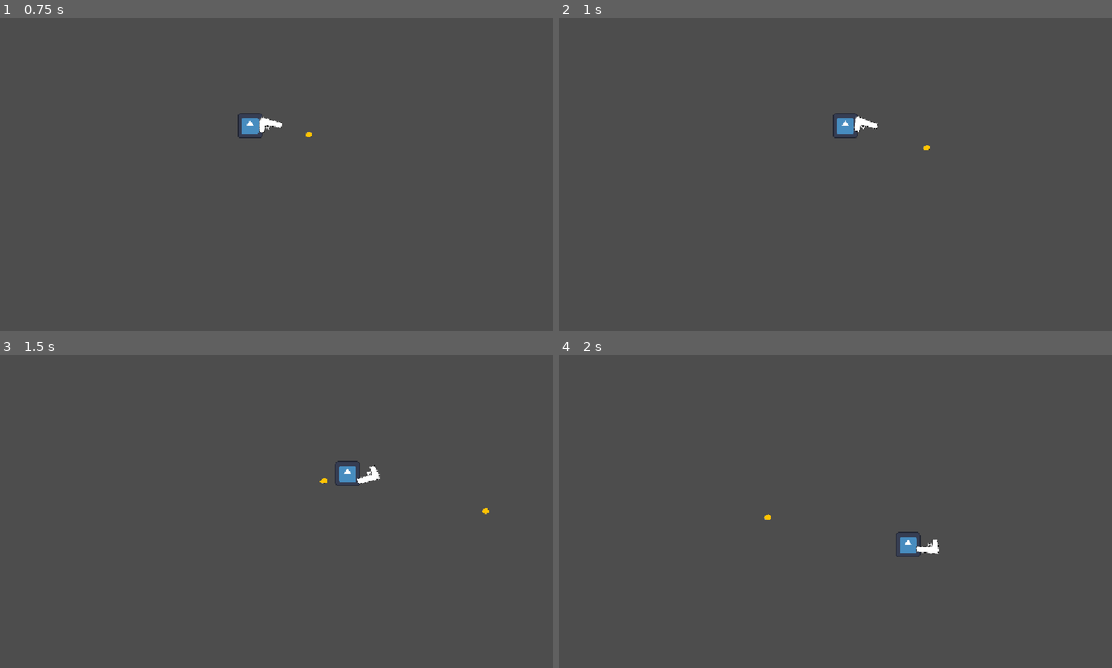
Above: before the commit, frames 1-4 (two rows, left to right).
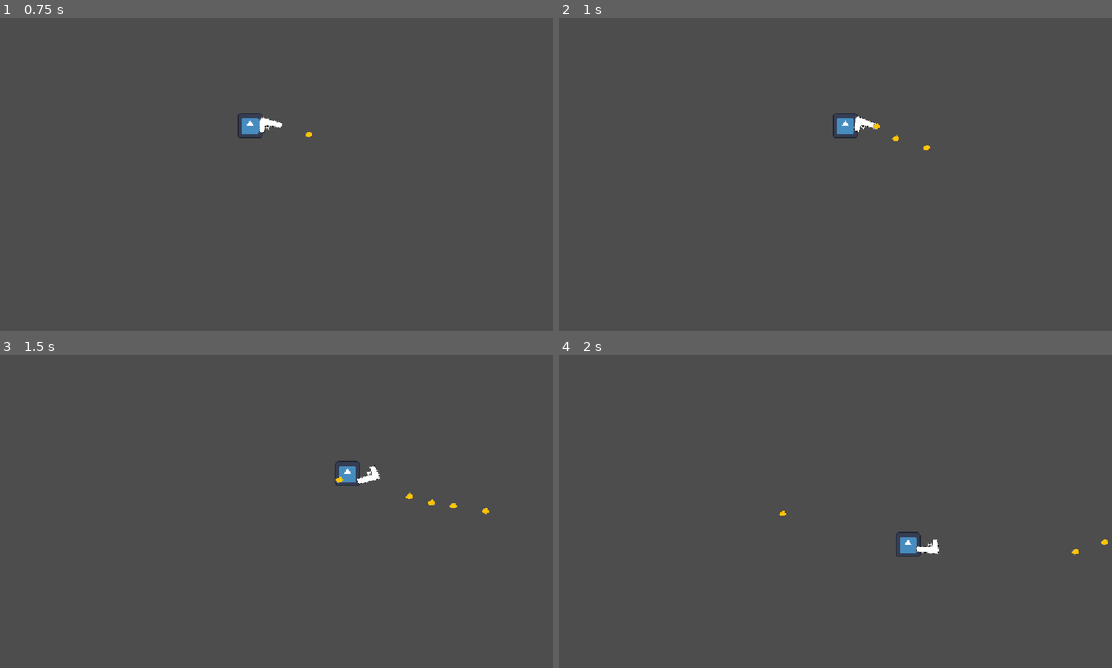
Above: after the commit, the same moments.

Repository: sinkinlimpson/IS-Project_Game-Development
Game: Godot game, scene res://testing_environment.tscn
Two runs of this game, one before a commit and one after it. Both use one fixed random seed, a clock stepped at 60 frames per second and the inputs below. The engine's default icon, where the game draws it, is replaced by a stand-in: a white triangle on a blue panel in a dark square.
Inputs (mouse positions are in pixels of both pictures, inside the frame that each line leads up to):
- Up to frame 1 (0.75 s): tap Enter at 0.5 s; move the mouse to (398, 158) at 0.52 s; press the mouse at (398, 158) at 0.53 s; hold Right (ui_right) from 0.53 s (still down)
- Up to frame 2 (1 s): keep holding Right (ui_right)
- Up to frame 3 (1.5 s): move the mouse to (165, 527) at 1.27 s; release Right (ui_right) at 1.28 s; release the mouse at (165, 527) at 1.28 s; hold Down (ui_down) from 1.28 s (still down); click (165, 527) at 1.35 s
- Up to frame 4 (2 s): keep holding Down (ui_down)

Frame 1 is identical in both runs. In frame 2, less than 0.1% of the frame differs, in the area x 56-62%, y 33-40%; in frame 3, less than 0.1%, in the area x 57-83%, y 38-49%; in frame 4, less than 0.1%.

Commit message:
Implemented bullet cooldown, updated inputs

Diff:
--- a/project.godot
+++ b/project.godot
@@ -22,9 +22,42 @@
 
 [input]
 
+ui_left={
+"deadzone": 0.5,
+"events": [Object(InputEventKey,"resource_local_to_scene":false,"resource_name":"","device":16,"window_id":0,"alt_pressed":false,"shift_pressed":false,"ctrl_pressed":false,"meta_pressed":false,"pressed":false,"keycode":4194319,"physical_keycode":0,"key_label":0,"unicode":0,"location":0,"echo":false,"script":null)
+, Object(InputEventJoypadButton,"resource_local_to_scene":false,"resource_name":"","device":-1,"button_index":13,"pressure":0.0,"pressed":false,"script":null)
+, Object(InputEventJoypadMotion,"resource_local_to_scene":false,"resource_name":"","device":-1,"axis":0,"axis_value":-1.0,"script":null)
+, Object(InputEventKey,"resource_local_to_scene":false,"resource_name":"","device":-1,"window_id":0,"alt_pressed":false,"shift_pressed":false,"ctrl_pressed":false,"meta_pressed":false,"pressed":false,"keycode":0,"physical_keycode":65,"key_label":0,"unicode":97,"location":0,"echo":false,"script":null)
+]
+}
+ui_right={
+"deadzone": 0.5,
+"events": [Object(InputEventKey,"resource_local_to_scene":false,"resource_name":"","device":16,"window_id":0,"alt_pressed":false,"shift_pressed":false,"ctrl_pressed":false,"meta_pressed":false,"pressed":false,"keycode":4194321,"physical_keycode":0,"key_label":0,"unicode":0,"location":0,"echo":false,"script":null)
+, Object(InputEventJoypadButton,"resource_local_to_scene":false,"resource_name":"","device":-1,"button_index":14,"pressure":0.0,"pressed":false,"script":null)
+, Object(InputEventJoypadMotion,"resource_local_to_scene":false,"resource_name":"","device":-1,"axis":0,"axis_value":1.0,"script":null)
+, Object(InputEventKey,"resource_local_to_scene":false,"resource_name":"","device":-1,"window_id":0,"alt_pressed":false,"shift_pressed":false,"ctrl_pressed":false,"meta_pressed":false,"pressed":false,"keycode":0,"physical_keycode":68,"key_label":0,"unicode":100,"location":0,"echo":false,"script":null)
+]
+}
+ui_up={
+"deadzone": 0.5,
+"events": [Object(InputEventKey,"resource_local_to_scene":false,"resource_name":"","device":16,"window_id":0,"alt_pressed":false,"shift_pressed":false,"ctrl_pressed":false,"meta_pressed":false,"pressed":false,"keycode":4194320,"physical_keycode":0,"key_label":0,"unicode":0,"location":0,"echo":false,"script":null)
+, Object(InputEventJoypadButton,"resource_local_to_scene":false,"resource_name":"","device":-1,"button_index":11,"pressure":0.0,"pressed":false,"script":null)
+, Object(InputEventJoypadMotion,"resource_local_to_scene":false,"resource_name":"","device":-1,"axis":1,"axis_value":-1.0,"script":null)
+, Object(InputEventKey,"resource_local_to_scene":false,"resource_name":"","device":-1,"window_id":0,"alt_pressed":false,"shift_pressed":false,"ctrl_pressed":false,"meta_pressed":false,"pressed":false,"keycode":0,"physical_keycode":87,"key_label":0,"unicode":119,"location":0,"echo":false,"script":null)
+]
+}
+ui_down={
+"deadzone": 0.5,
+"events": [Object(InputEventKey,"resource_local_to_scene":false,"resource_name":"","device":16,"window_id":0,"alt_pressed":false,"shift_pressed":false,"ctrl_pressed":false,"meta_pressed":false,"pressed":false,"keycode":4194322,"physical_keycode":0,"key_label":0,"unicode":0,"location":0,"echo":false,"script":null)
+, Object(InputEventJoypadButton,"resource_local_to_scene":false,"resource_name":"","device":-1,"button_index":12,"pressure":0.0,"pressed":false,"script":null)
+, Object(InputEventJoypadMotion,"resource_local_to_scene":false,"resource_name":"","device":-1,"axis":1,"axis_value":1.0,"script":null)
+, Object(InputEventKey,"resource_local_to_scene":false,"resource_name":"","device":-1,"window_id":0,"alt_pressed":false,"shift_pressed":false,"ctrl_pressed":false,"meta_pressed":false,"pressed":false,"keycode":0,"physical_keycode":83,"key_label":0,"unicode":115,"location":0,"echo":false,"script":null)
+]
+}
 mouse_click={
 "deadzone": 0.2,
 "events": [Object(InputEventMouseButton,"resource_local_to_scene":false,"resource_name":"","device":-1,"window_id":0,"a …(253 unchanged characters)…
+, Object(InputEventJoypadMotion,"resource_local_to_scene":false,"resource_name":"","device":-1,"axis":5,"axis_value":1.0,"script":null)
 ]
 }
 
--- a/weapon.gd
+++ b/weapon.gd
@@ -1,12 +1,16 @@
 extends Node2D
 
 @export var bulletScene: PackedScene
+var cooldown = 0.2
 
 func _process(delta):
 	look_at(get_global_mouse_position())
 
-	if Input.is_action_just_pressed("mouse_click"):
-		shoot()
+	if Input.is_action_pressed("mouse_click"):
+		if cooldown <= 0:
+			shoot()
+			cooldown = 0.2
+	cooldown -= delta
 
 func shoot():
 	var bullet = bulletScene.instantiate()
